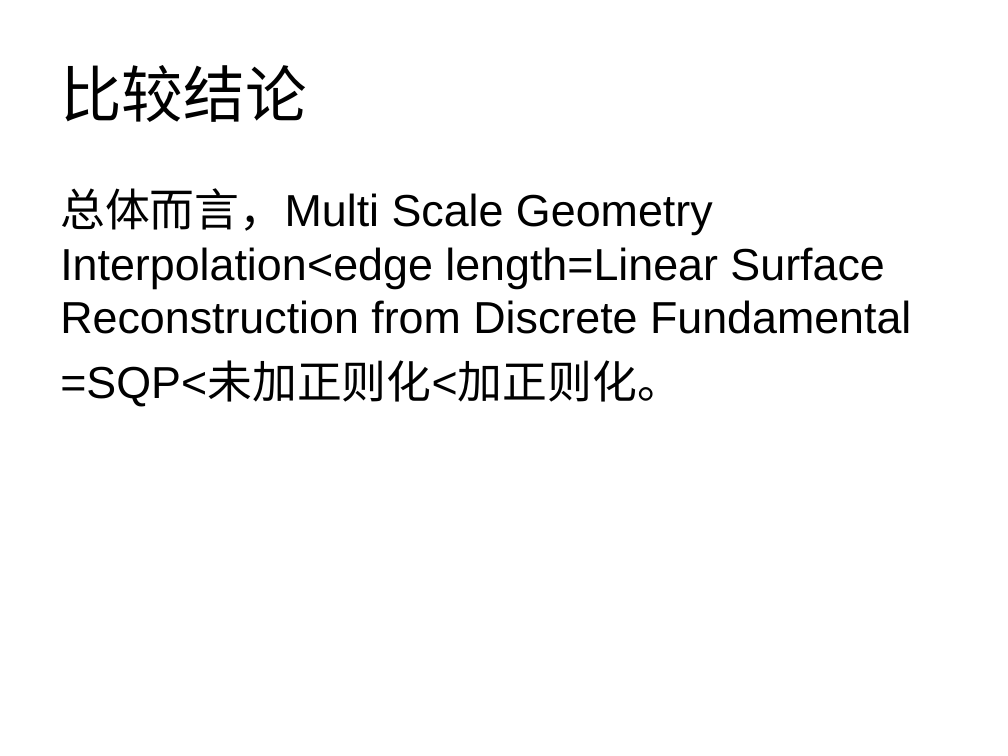
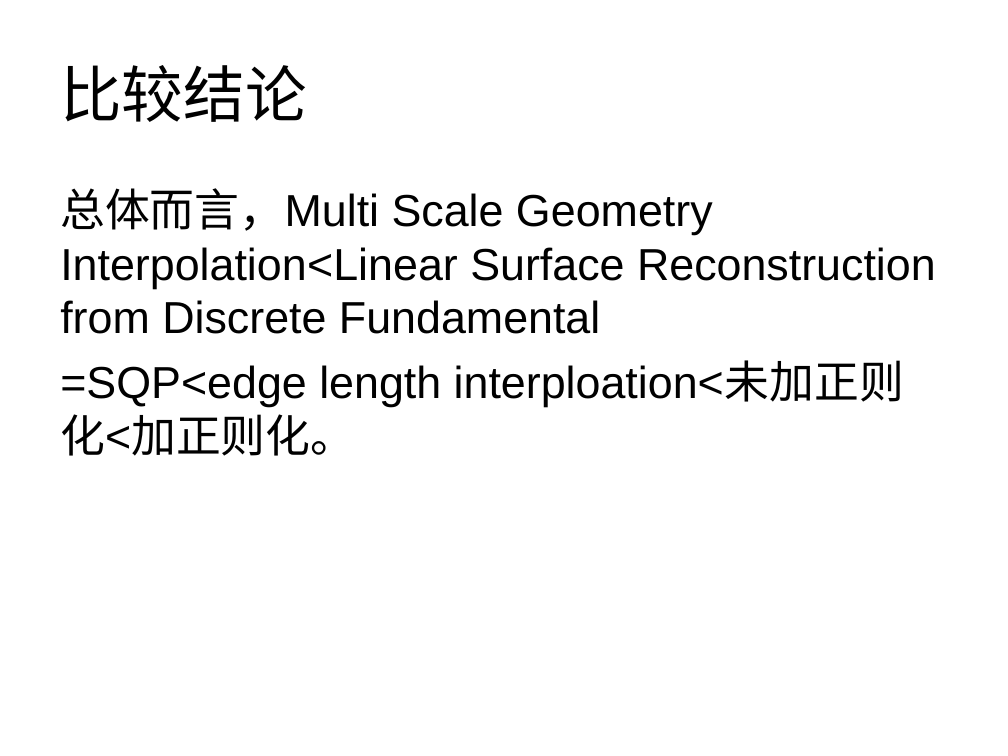
Before and after one commit to liuzhenye1997/immersion, a slide deck: slide 14 of 目前总结.ppt. Drawn at 1008x756 pixels with LibreOffice and Linux fonts; fonts in the diff are those of the drawing. Boxes give left, top, right and bottom in pixels: in the first picture for what was removed or moved away, otherwise in the second. Text is boxed around its words. In the diff, an @@ line names an element or a change of style, - is before the commit and + after.

```diff
--- a/目前总结.ppt
+++ b/目前总结.ppt
@@ text at (60,188,936,456): text changed @@
-总体而言，Multi Scale Geometry Interpolation<edge length=Linear Surface Reconstruction from Discrete Fundamental
-=SQP<未加正则化<加正则化。
+总体而言，Multi Scale Geometry Interpolation<Linear Surface Reconstruction from Discrete Fundamental
+=SQP<edge length interploation<未加正则化<加正则化。
```
